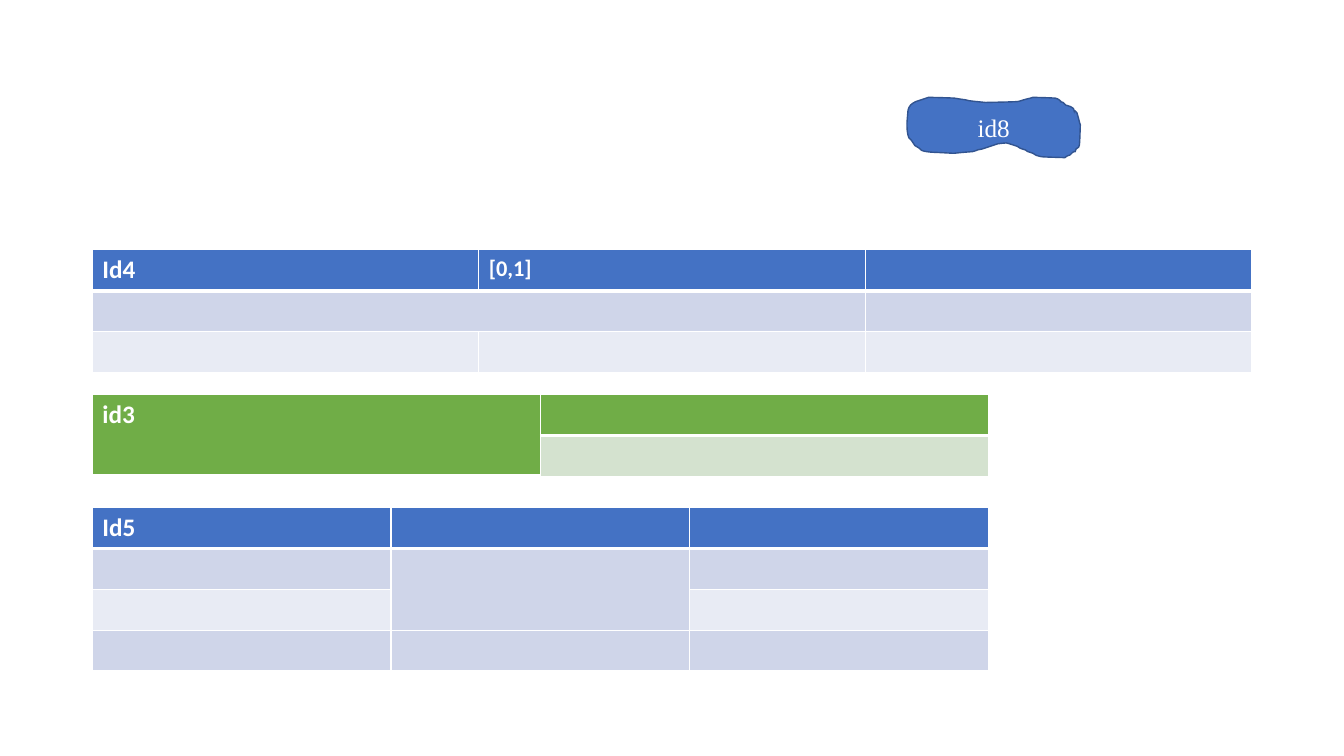
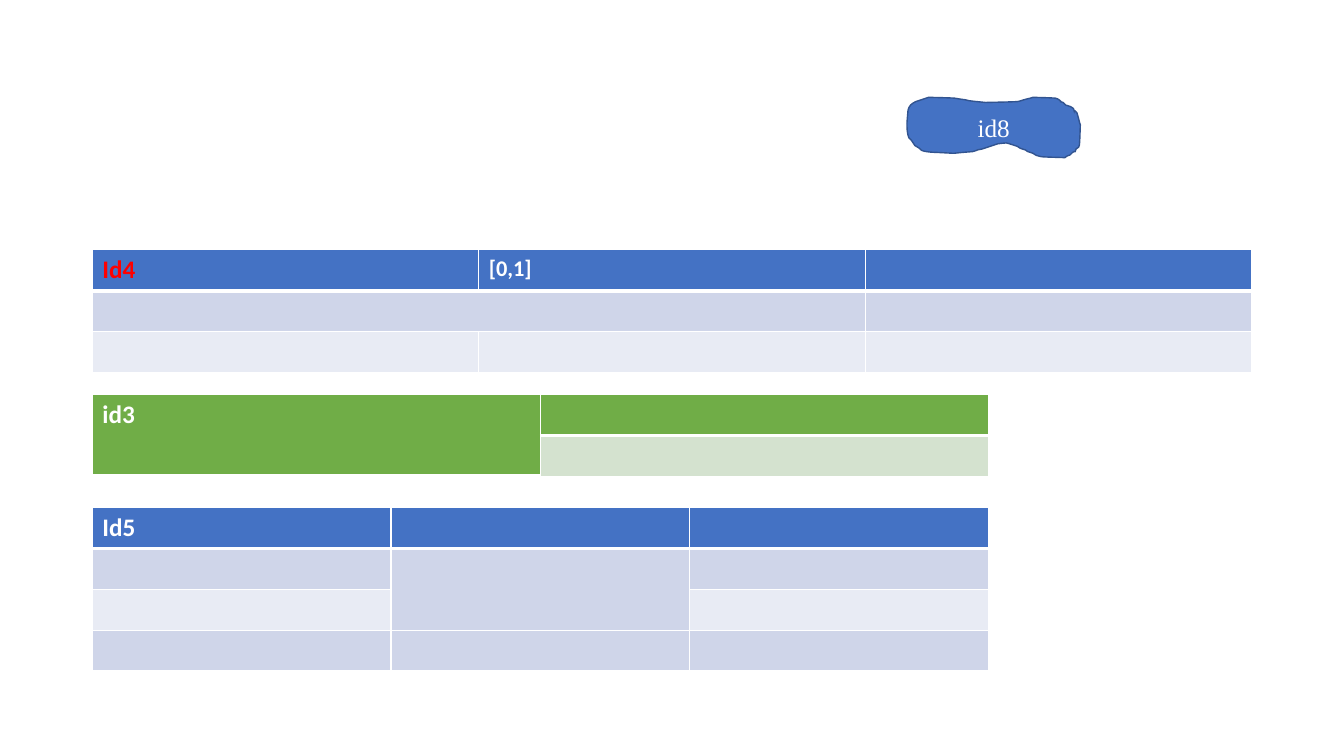
Before and after one commit to ShapeCrawler/ShapeCrawler, a slide deck: slide 2 of ShapeCrawler.Tests.Unit/Resource/001.pptx. Drawn at 1344x756 pixels with LibreOffice and Linux fonts; fonts in the diff are those of the drawing; background and template pictures are left out. Boxes give left, top, right and bottom in pixels: in the first picture for what was removed or moved away, otherwise in the second. Text is boxed around its words. In the diff, an @@ line names an element or a change of style, - is before the commit and + after.

```diff
--- a/ShapeCrawler.Tests.Unit/Resource/001.pptx
+++ b/ShapeCrawler.Tests.Unit/Resource/001.pptx
@@ table at (93, 250, 1251, 372) @@
@@ text colour #FFFFFF to #FF0000 in "Id4" @@
```
Also in this commit, not shown: 59 other files.
